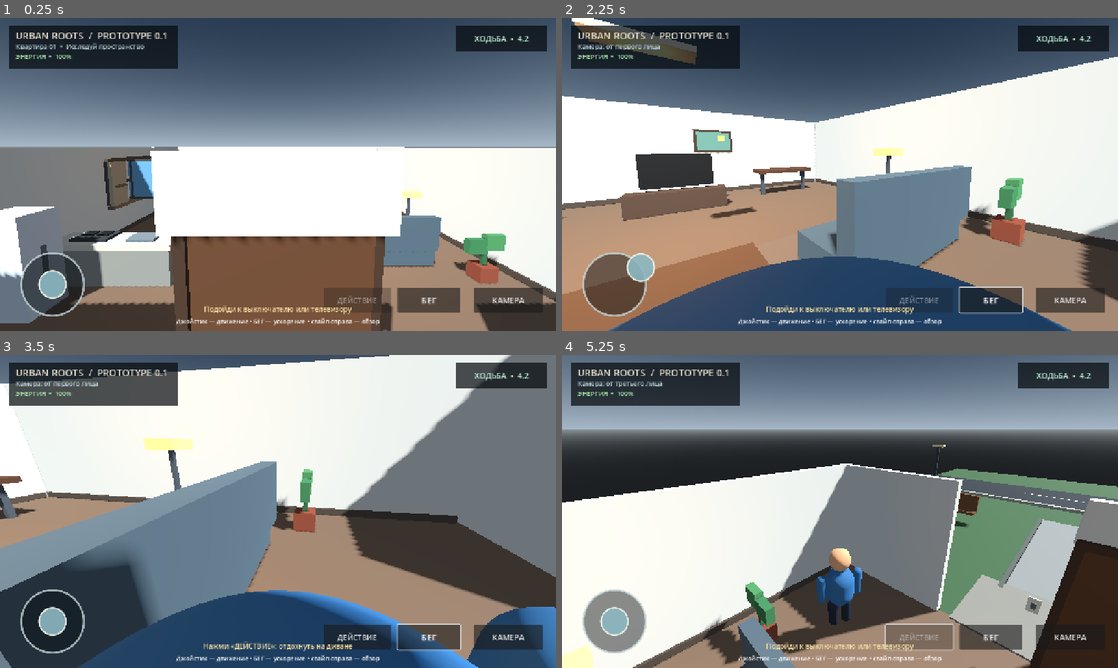
Above: before the commit, frames 1-4 (two rows, left to right).
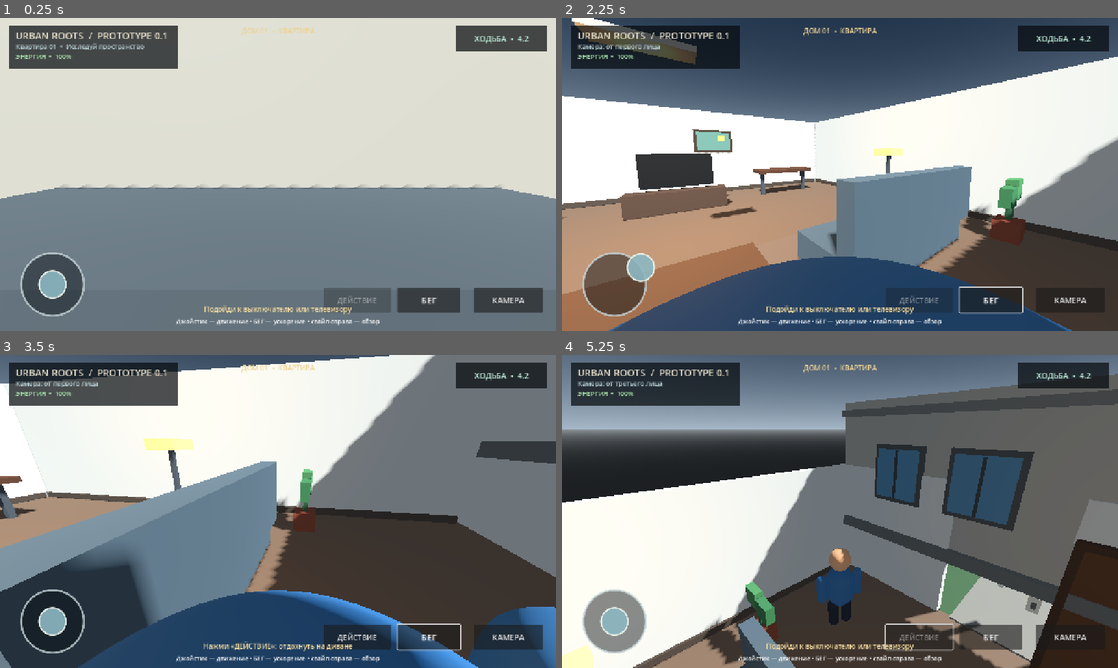
Above: after the commit, the same moments.

Repository: filesgloom-png/URBAN-ROOTS
Game: Godot game, scene res://scenes/main.tscn
The game is run twice, just before and just after one commit, with the same random seed, the same clock (stepped at 60 frames per second) and the same inputs.
Inputs (mouse positions are in pixels of both pictures, inside the frame that each line leads up to):
- Up to frame 1 (0.25 s): no input
- Up to frame 2 (2.25 s): click "КАМЕРА" at 0.5 s; click "БЕГ" at 1.25 s; tap Enter at 2 s; drag from (612, 284) to (895, 105) at 2.02 s
- Up to frame 3 (3.5 s): drag from (166, 527) to (250, 574) at 2.77 s
- Up to frame 4 (5.25 s): click "ДЕЙСТВИЕ" at 3.5 s; tap Space at 4.25 s; move the mouse to (895, 442) at 4.27 s; hold D (move_right) 4.28-5 s; tap V at 4.35 s; drag from (812, 574) to (673, 464) at 5.02 s

The runs differ from the first frame. In frame 1, 92% of the frame differs, in the area x 0-100%, y 0-100%; in frame 2, 10%; in frame 3, 15%; in frame 4, 29%.

Commit message:
Build apartment facade and courtyard entrance

Diff:
--- a/scripts/main.gd
+++ b/scripts/main.gd
@@ -33,6 +33,7 @@
 var fridge_visual: MeshInstance3D
 var door_pivot: Node3D
 var door_is_open := false
+var apartment_zone_label: Label
 var light_is_on := true
 var tv_is_on := false
 var fridge_is_open := false
@@ -177,6 +178,20 @@
 	_box(self, "StoveBurnerRight", Vector3(0.26, 0.025, 0.26), Vector3(-4.27, 1.095, 2.38), Color(0.08, 0.09, 0.1), false)
 	_box(self, "SinkBasin", Vector3(0.65, 0.06, 0.45), Vector3(-3.25, 1.04, 2.48), Color(0.38, 0.43, 0.45), false)
 	ceiling_fixture = _box(self, "CeilingLight", Vector3(1.0, 0.08, 0.45), Vector3(0, 3.0, -0.2), Color(0.94, 0.84, 0.64), false)
+	# Apartment building exterior and the first courtyard block.
+	_box(self, "BuildingFacade", Vector3(12.0, 3.25, 0.32), Vector3(0, 3.2, 6.12), Color(0.63, 0.61, 0.55))
+	_box(self, "FacadeLowerBand", Vector3(12.0, 0.28, 0.38), Vector3(0, 1.55, 6.0), Color(0.37, 0.38, 0.36), false)
+	_box(self, "FacadeUpperBand", Vector3(12.0, 0.16, 0.38), Vector3(0, 4.55, 6.0), Color(0.43, 0.43, 0.4), false)
+	_box(self, "EntranceCanopy", Vector3(3.2, 0.18, 1.25), Vector3(0, 2.85, 6.85), Color(0.28, 0.31, 0.32))
+	_box(self, "EntranceCanopySupportLeft", Vector3(0.12, 1.25, 0.12), Vector3(-1.35, 2.25, 7.3), Color(0.28, 0.3, 0.3), false)
+	_box(self, "EntranceCanopySupportRight", Vector3(0.12, 1.25, 0.12), Vector3(1.35, 2.25, 7.3), Color(0.28, 0.3, 0.3), false)
+	_box(self, "EntranceSign", Vector3(1.9, 0.36, 0.08), Vector3(0, 2.55, 6.28), Color(0.16, 0.22, 0.23), false)
+	_box(self, "EntranceSignAccent", Vector3(0.08, 0.22, 0.035), Vector3(-0.72, 2.55, 6.225), Color(0.79, 0.62, 0.35), false)
+	# Ground-floor windows and facade trim.
+	for window_x in [-4.2, -2.4, 2.4, 4.2]:
+		_box(self, "FacadeWindowFrame_" + str(window_x), Vector3(1.25, 1.35, 0.1), Vector3(window_x, 3.15, 5.91), Color(0.28, 0.29, 0.28), false)
+		_box(self, "FacadeWindowGlass_" + str(window_x), Vector3(1.05, 1.15, 0.045), Vector3(window_x, 3.15, 5.84), Color(0.3, 0.48, 0.58), false)
+		_box(self, "FacadeWindowDivider_" + str(window_x), Vector3(0.055, 1.12, 0.04), Vector3(window_x, 3.15, 5.805), Color(0.22, 0.24, 0.24), false)
 	# Exterior starter zone: ground, entrance porch, pavement, street and simple props.
 	_box(self, "OutdoorGround", Vector3(22.0, 0.2, 24.0), Vector3(0, -0.16, 17.0), Color(0.23, 0.34, 0.22))
 	_box(self, "EntrancePorch", Vector3(5.0, 0.12, 2.4), Vector3(0, -0.015, 7.1), Color(0.48, 0.47, 0.43))
@@ -297,6 +312,17 @@
 	status_label.add_theme_font_size_override("font_size", 15)
 	status_label.add_theme_color_override("font_color", Color(0.72, 0.82, 0.84))
 	layer.add_child(status_label)
+	apartment_zone_label = Label.new()
+	apartment_zone_label.name = "ZoneLabel"
+	apartment_zone_label.text = "ДОМ 01  •  КВАРТИРА"
+	apartment_zone_label.anchor_left = 0.5
+	apartment_zone_label.anchor_right = 0.5
+	apartment_zone_label.position = Vector2(-150, 18)
+	apartment_zone_label.size = Vector2(300, 28)
+	apartment_zone_label.horizontal_alignment = HORIZONTAL_ALIGNMENT_CENTER
+	apartment_zone_label.add_theme_font_size_override("font_size", 16)
+	apartment_zone_label.add_theme_color_override("font_color", Color(0.93, 0.82, 0.58))
+	layer.add_child(apartment_zone_label)
 	stamina_label = Label.new()
 	stamina_label.name = "StaminaStatus"
 	stamina_label.text = "ЭНЕРГИЯ  •  100%"
@@ -397,6 +423,9 @@
 
 func _update_interaction_target() -> void:
 	interaction_target = ""
+	var is_outside := player.global_position.z > 6.2
+	if is_instance_valid(apartment_zone_label):
+		apartment_zone_label.text = "ДВОР  •  УЛИЦА" if is_outside else "ДОМ 01  •  КВАРТИРА"
 	var distances := {
 		"light": player.global_position.distance_to(Vector3(1.2, 1.25, 5.7)),
 		"tv": player.global_position.distance_to(Vector3(0.1, 1.12, -3.65)),
